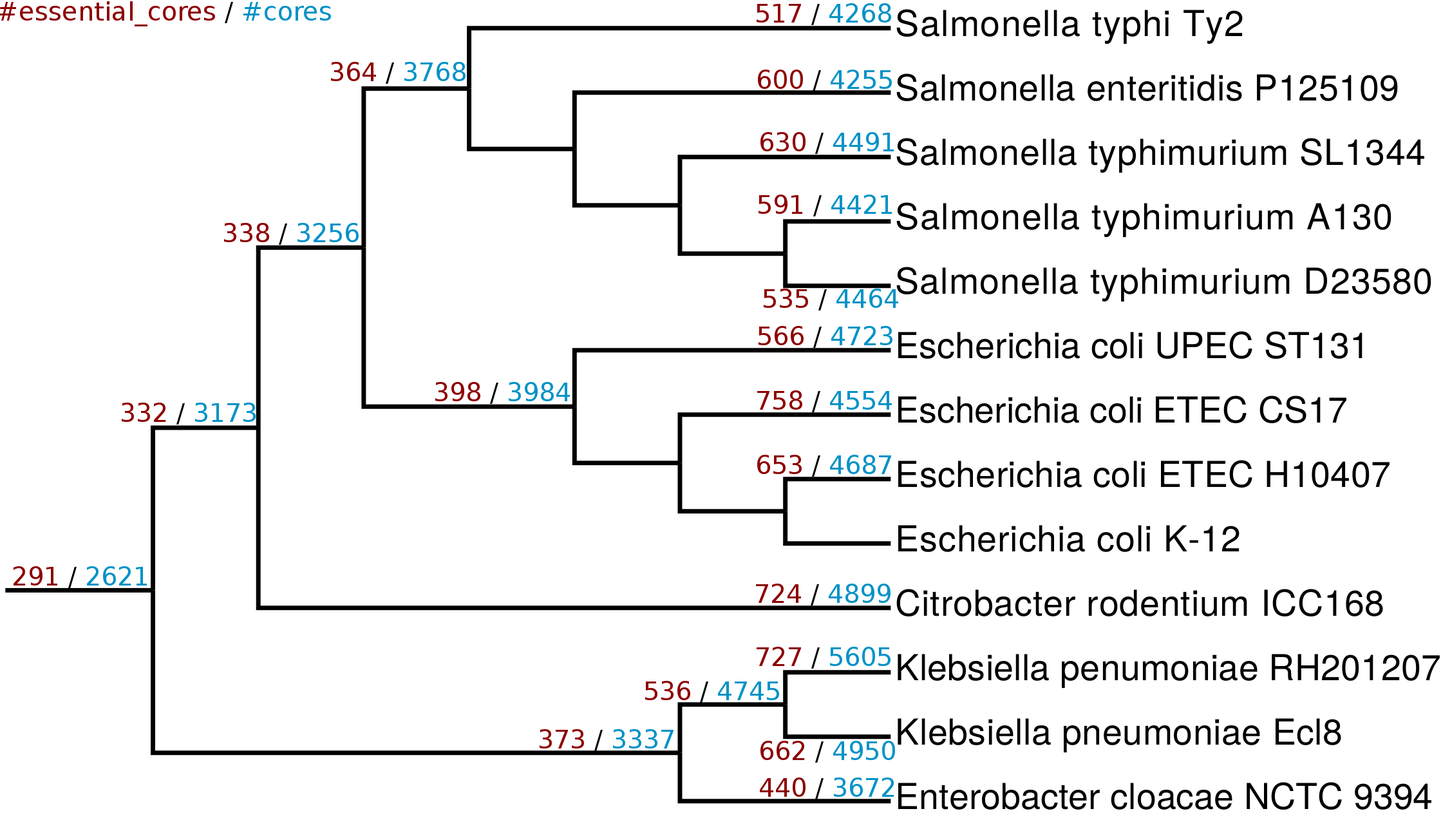
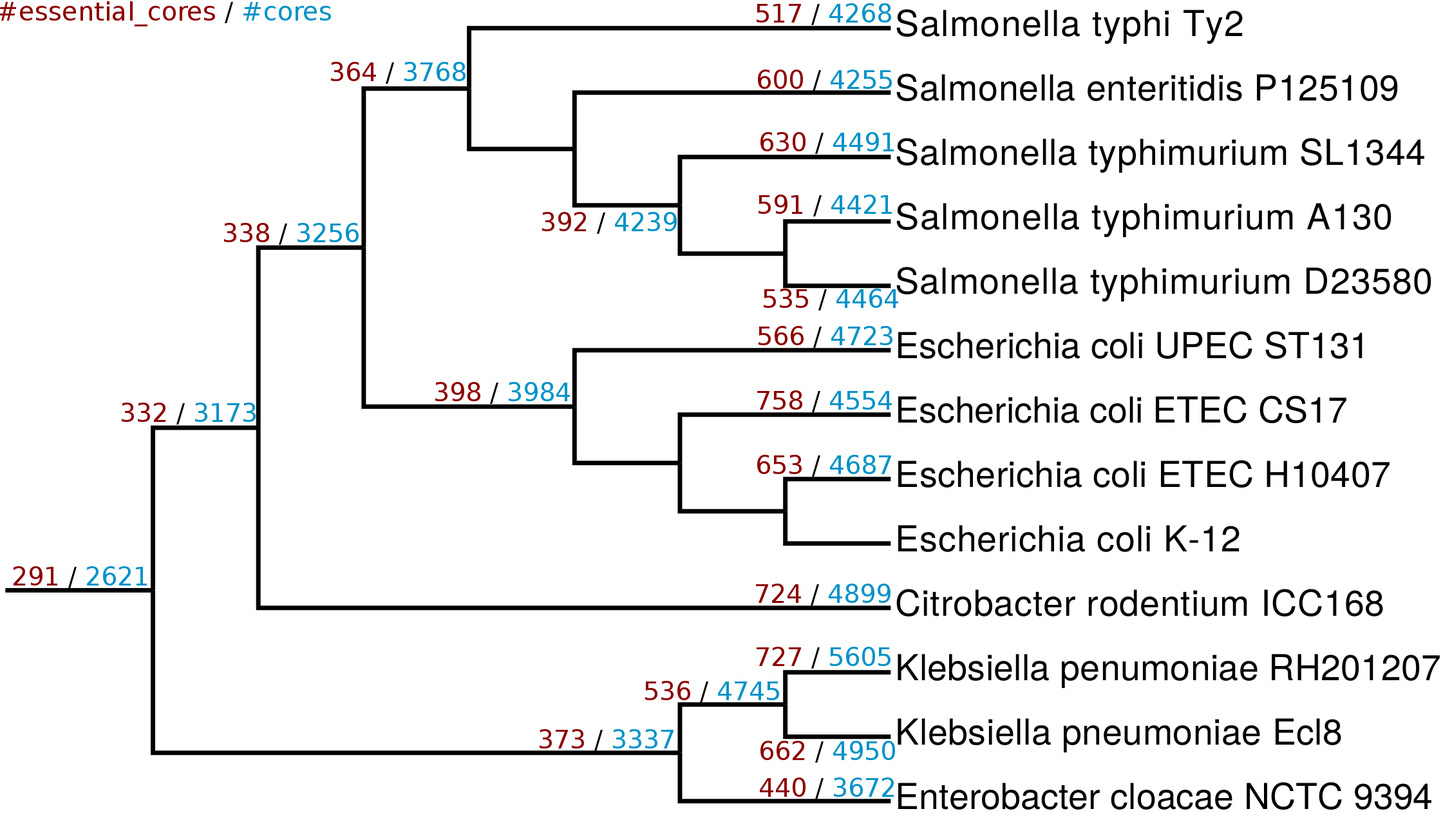
Revision of a layered (1452, 829) image; what changed, layer by layer:
added layer "392 / 4239" above "535 / 4464" over (542, 211, 677, 234)
